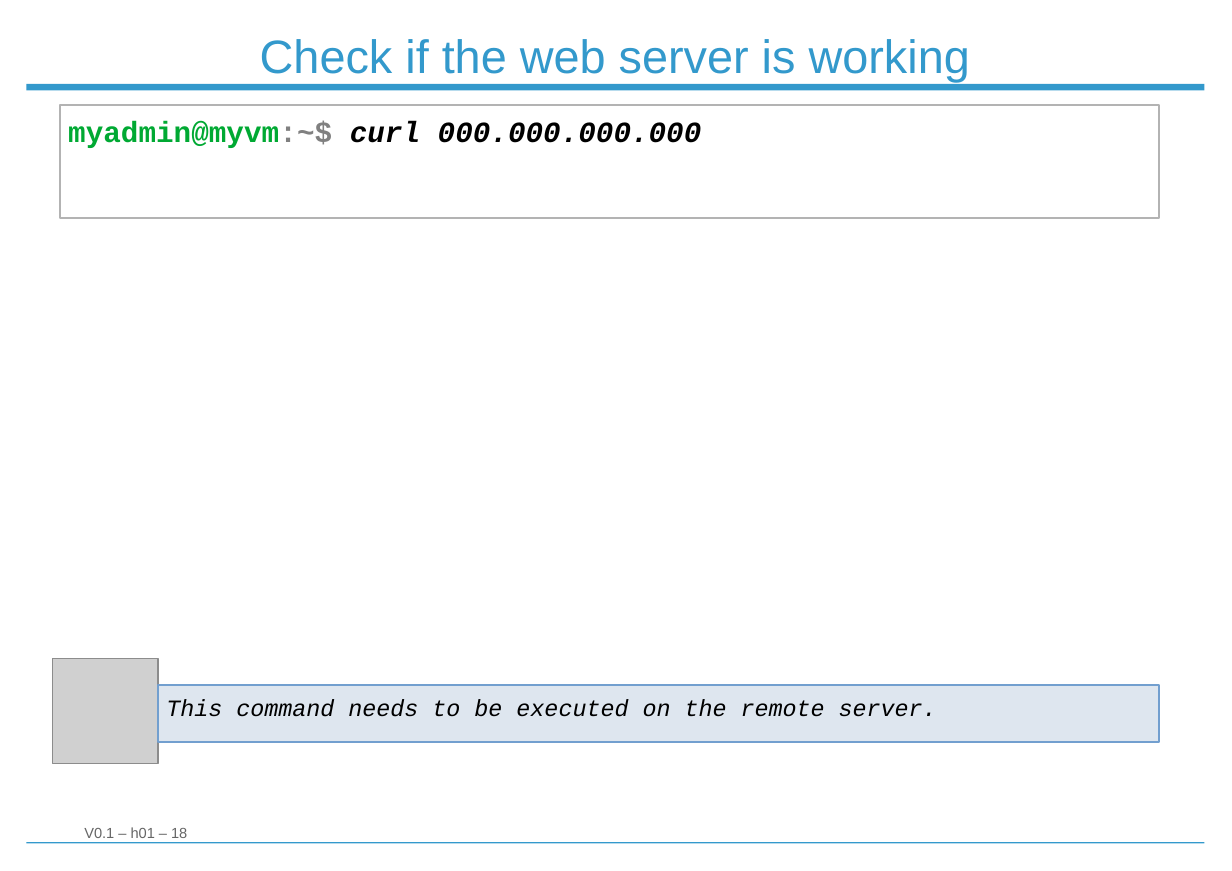
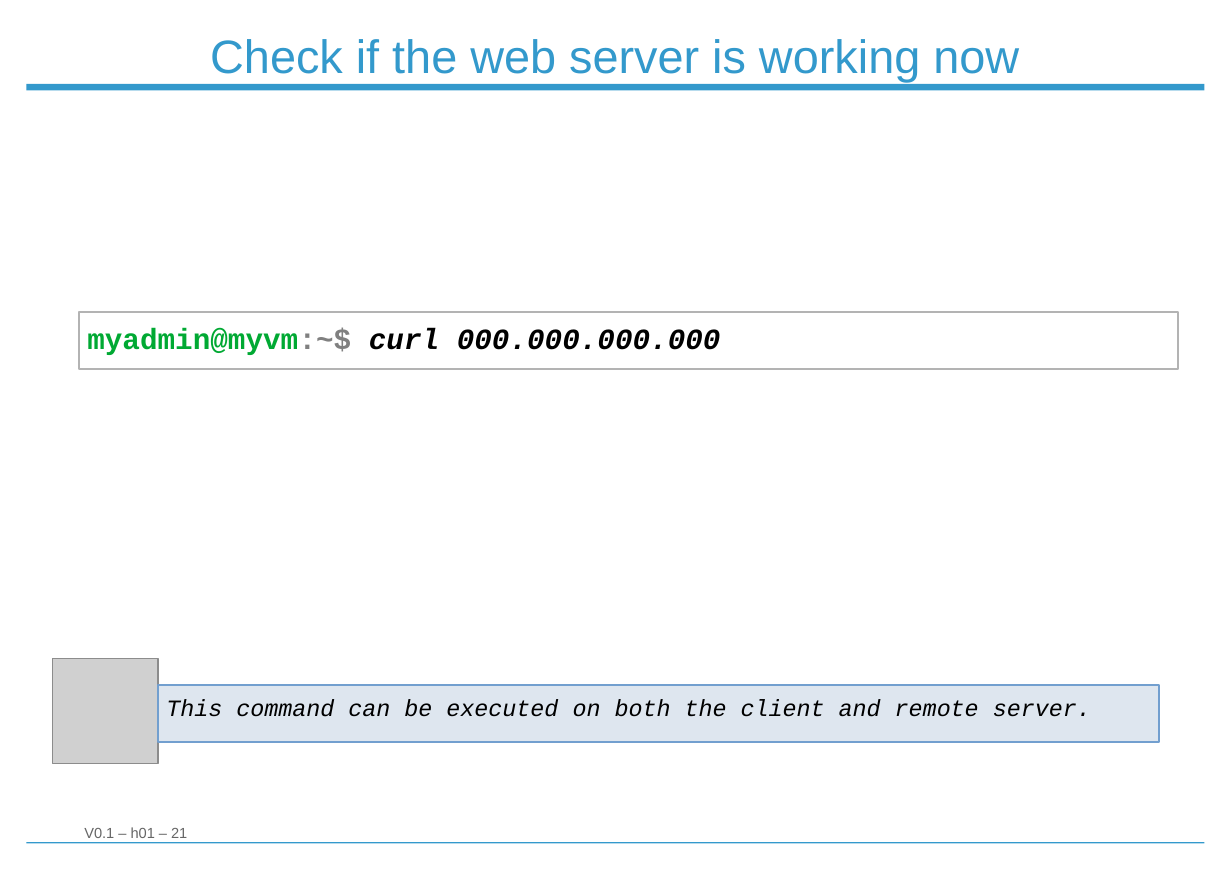
Before and after one commit to Strobodov/workshop_linux_server, a slide deck: slide 21 of Workshop_Linux_Server_101.odp (slide 18 before the commit). Drawn at 1232x871 pixels with LibreOffice and Linux fonts; fonts in the diff are those of the drawing; grey boxes stand for pictures; background and template pictures are left out. Boxes give left, top, right and bottom in pixels: in the first picture for what was removed or moved away, otherwise in the second. Text is boxed around its words. In the diff, an @@ line names an element or a change of style, - is before the commit and + after.

```diff
--- a/Workshop_Linux_Server_101.odp
+++ b/Workshop_Linux_Server_101.odp
@@ title at <box>210,39,1019,82</box>: text changed @@
-Check if the web server is working
+Check if the web server is working now
@@ rectangle "myadmin@myvm:~$ curl 000.000.000.000": place and size @@
-rectangle "myadmin@myvm:~$ curl 000.000.000.000" at <box>60,105,1159,218</box>
+rectangle "myadmin@myvm:~$ curl 000.000.000.000" at <box>79,312,1178,369</box>
@@ text in rectangle at <box>166,699,1091,717</box>: text changed @@
-This command needs to be executed on the remote server.
+This command can be executed on both the client and remote server.
@@ text at <box>84,827,187,838</box>: text changed @@
-V0.1 – h01 – 18
+V0.1 – h01 – 21
```
Also in this commit, not shown: 6 other slides changed, 3 slides added, 2 slides removed.
